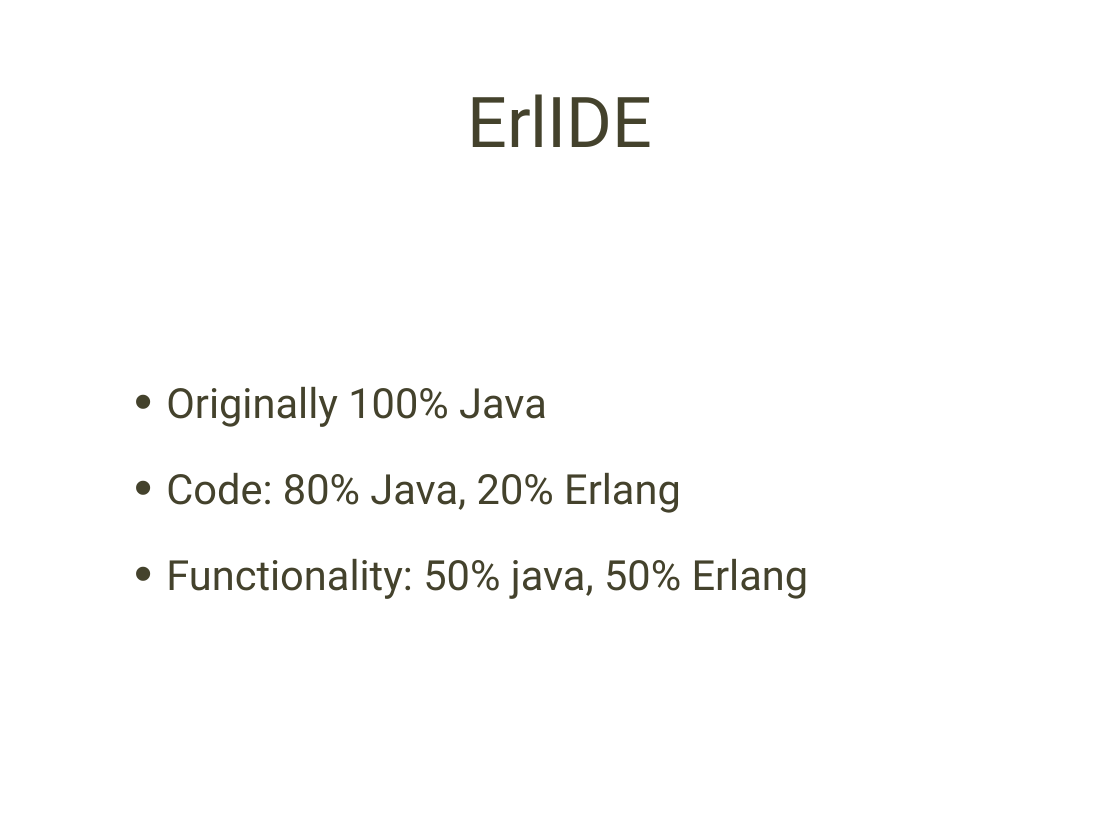
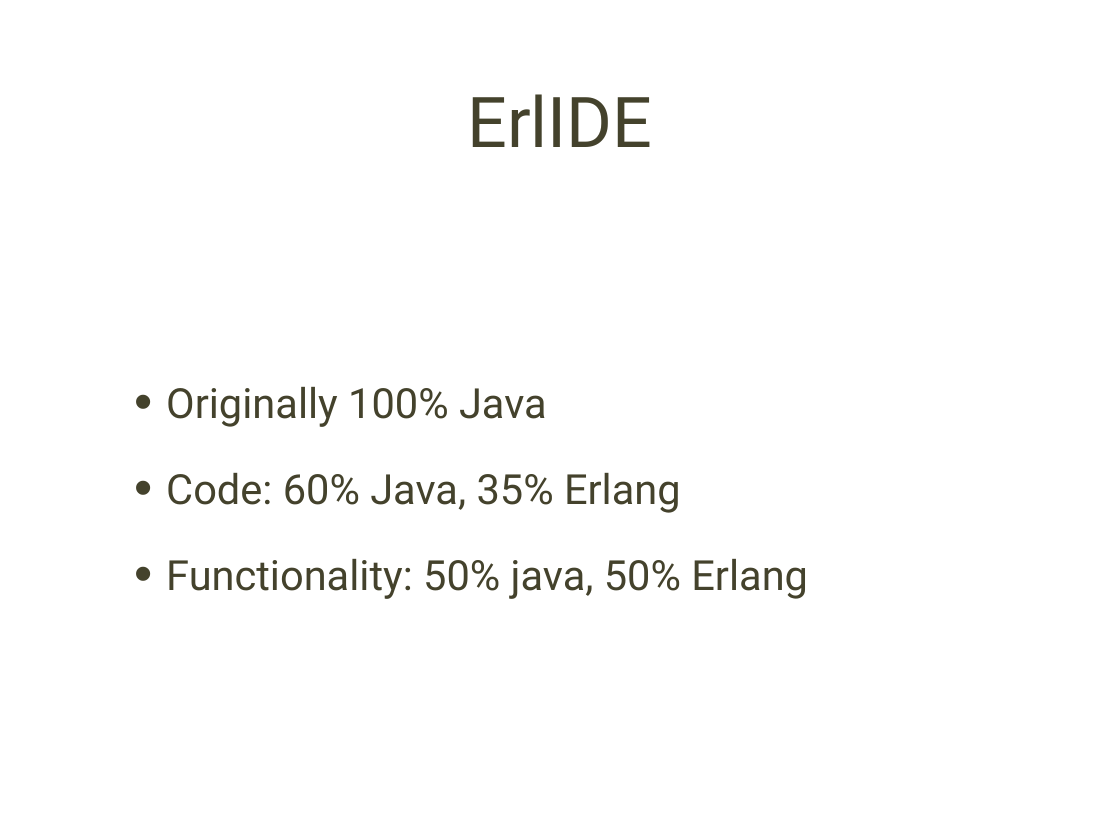
Before and after one commit to erlang/erlide_eclipse, a slide deck: slide 6 of org.erlide.docs/Erlide 2008.ppt. Drawn at 1120x840 pixels with LibreOffice and Linux fonts; fonts in the diff are those of the drawing; background and template pictures are left out. Boxes give left, top, right and bottom in pixels: in the first picture for what was removed or moved away, otherwise in the second. Text is boxed around its words. In the diff, an @@ line names an element or a change of style, - is before the commit and + after.

Commit message:
presentation

```diff
--- a/org.erlide.docs/Erlide 2008.ppt
+++ b/org.erlide.docs/Erlide 2008.ppt
@@ text at [166,473,681,513]: text changed @@
-• Code: 80% Java, 20% Erlang
+• Code: 60% Java, 35% Erlang
```
Also in this commit, not shown: 1 other slide changed, 1 slide added, 1 slide removed.
